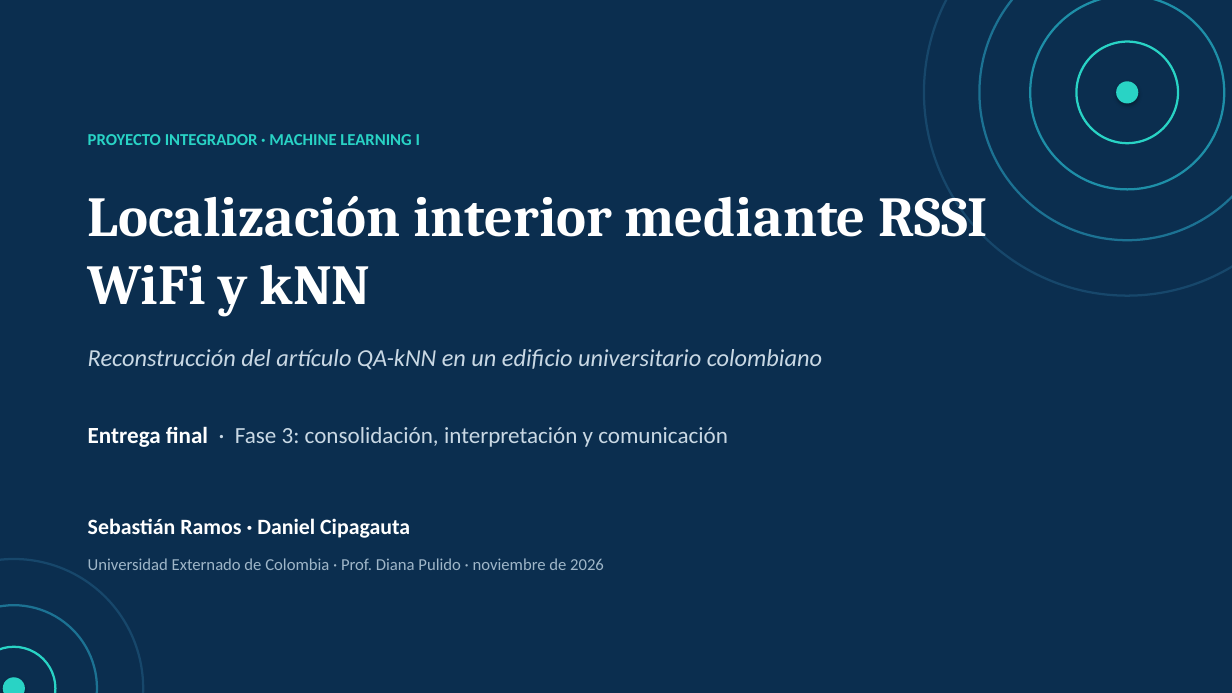
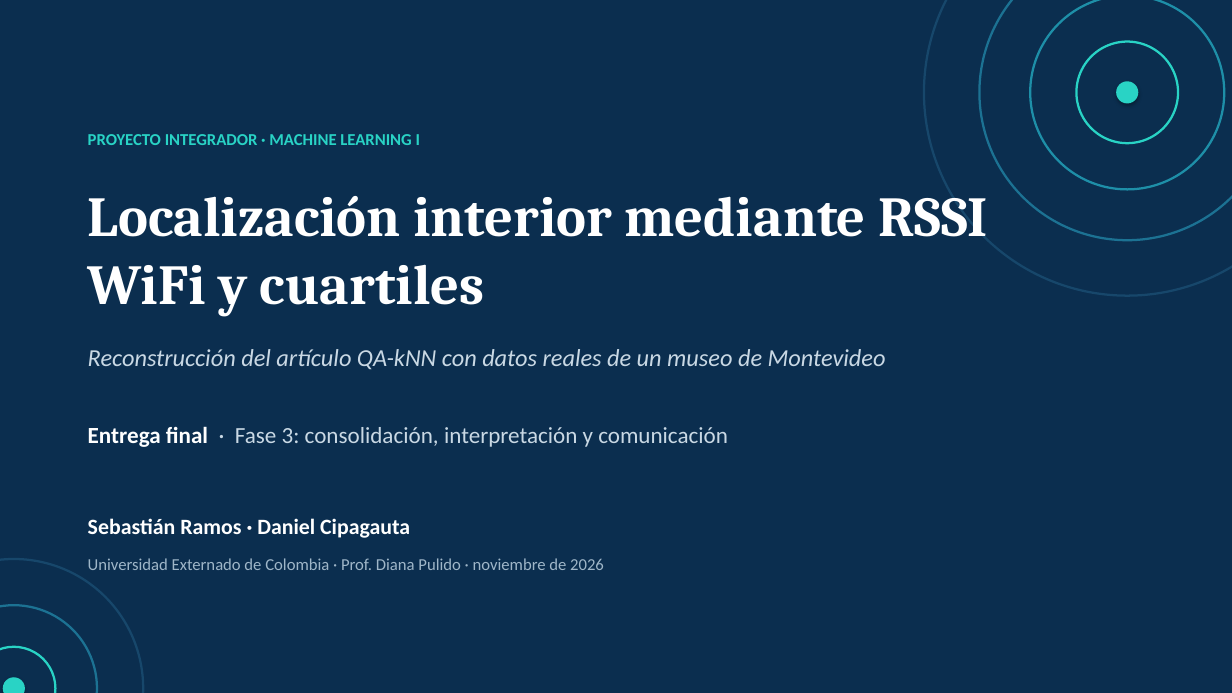
Before and after one commit to danielo2858-spec/ml1-localizacion-qaknn, a slide deck: slide 1 of Entrega_Final_Presentacion.pptx. Drawn at 1232x693 pixels with LibreOffice and Linux fonts; fonts in the diff are those of the drawing. Boxes give left, top, right and bottom in pixels: in the first picture for what was removed or moved away, otherwise in the second. Text is boxed around its words. In the diff, an @@ line names an element or a change of style, - is before the commit and + after.

```diff
--- a/Entrega_Final_Presentacion.pptx
+++ b/Entrega_Final_Presentacion.pptx
@@ text at [88,196,988,316]: text changed @@
-Localización interior mediante RSSI WiFi y kNN
+Localización interior mediante RSSI WiFi y cuartiles
@@ text at [88,349,886,370]: text changed @@
-Reconstrucción del artículo QA-kNN en un edificio universitario colombiano
+Reconstrucción del artículo QA-kNN con datos reales de un museo de Montevideo
```
Also in this commit, not shown: 10 other slides changed, 1 slide added, 3 slides removed, 15 other files.
